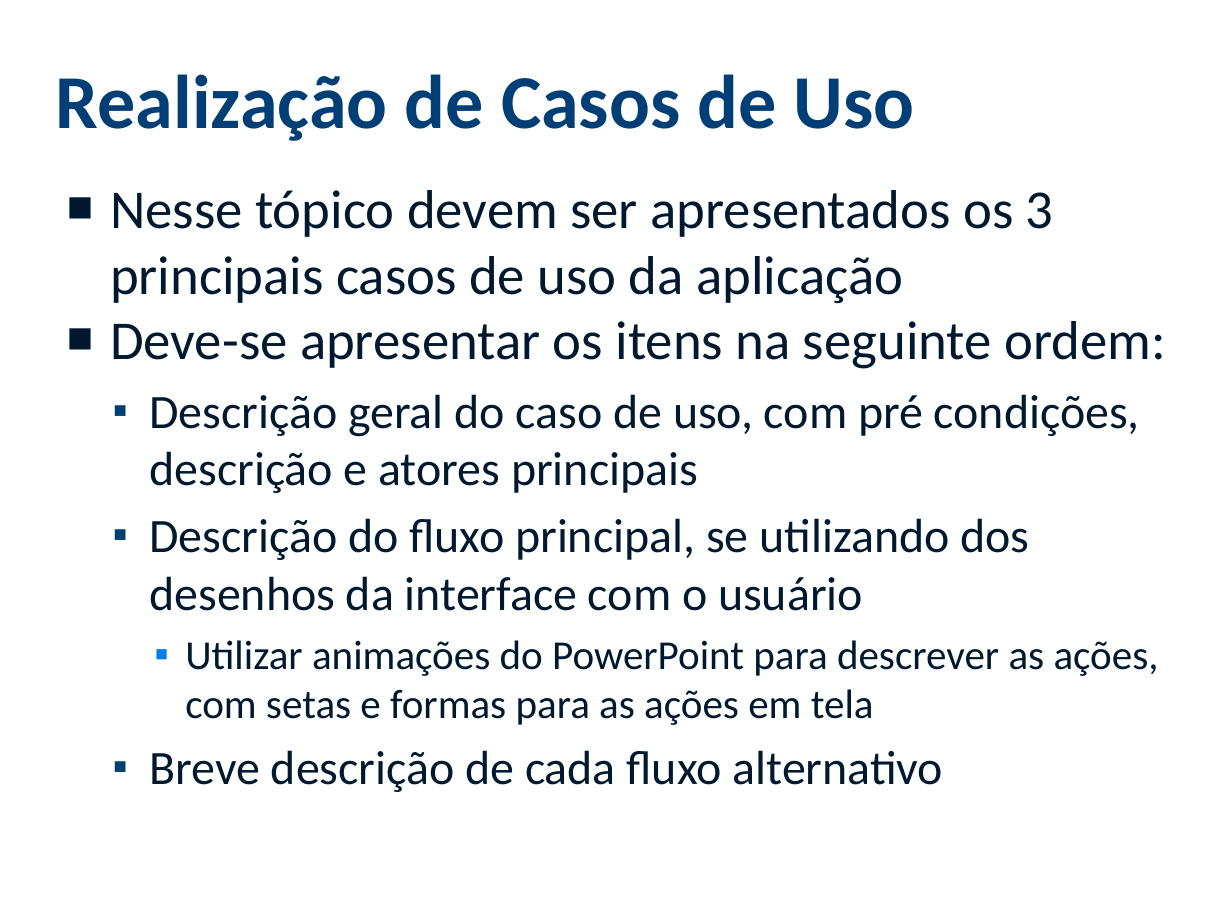
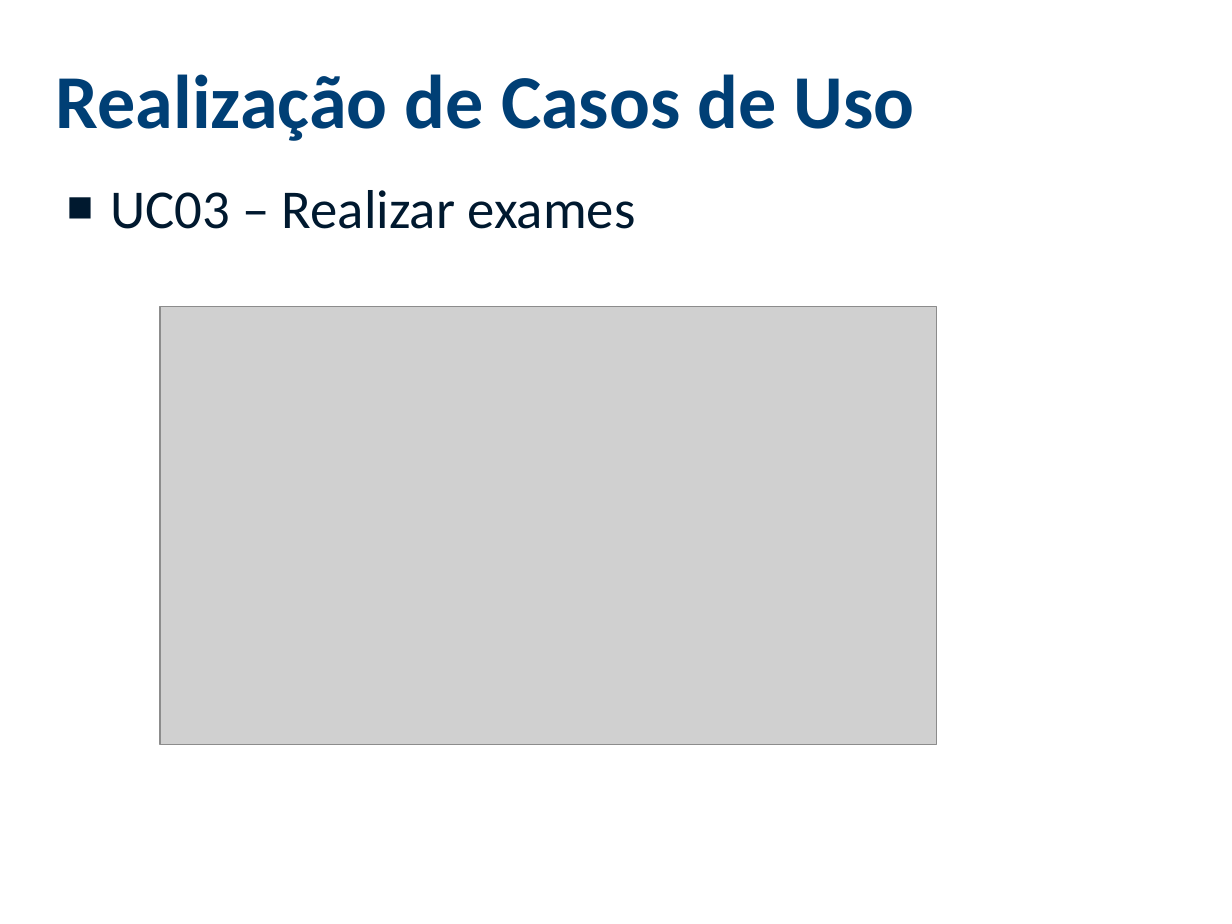
Before and after one commit to viniciussouza1210/ProjetoFinal, a slide deck: slide 9 of ANÁLISE/Modelo Apresentacao Analise (1).pptx (slide 10 before the commit). Drawn at 1232x924 pixels with LibreOffice and Linux fonts; fonts in the diff are those of the drawing; grey boxes stand for pictures; background and template pictures are left out. Boxes give left, top, right and bottom in pixels: in the first picture for what was removed or moved away, otherwise in the second. Text is boxed around its words. In the diff, an @@ line names an element or a change of style, - is before the commit and + after.

```diff
--- a/ANÁLISE/Modelo Apresentacao Analise (1).pptx
+++ b/ANÁLISE/Modelo Apresentacao Analise (1).pptx
@@ text at (110, 190, 636, 229): text changed; size 28 to 32 pt @@
-■ Nesse tópico devem ser apresentados os 3 principais casos de uso da aplicação
-■ Deve-se apresentar os itens na seguinte ordem:
-  ▪ Descrição geral do caso de uso, com pré condições, descrição e atores principais
-  ▪ Descrição do fluxo principal, se utilizando dos desenhos da interface com o usuário
-    ▪ Utilizar animações do PowerPoint para descrever as ações, com setas e formas para as ações em tela
-  ▪ Breve descrição de cada fluxo alternativo
+■ UC03 – Realizar exames
@@ picture added at (160, 307, 936, 744) @@
```
Also in this commit, not shown: 6 other slides changed, 26 slides added, 1 slide removed, 8 other files.
